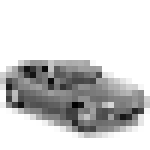
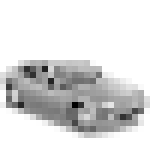
Two versions of the same layered image (150 x 150). Layer-by-layer changes:
painted on "Background" over [left=0, top=60, right=150, bottom=138]
